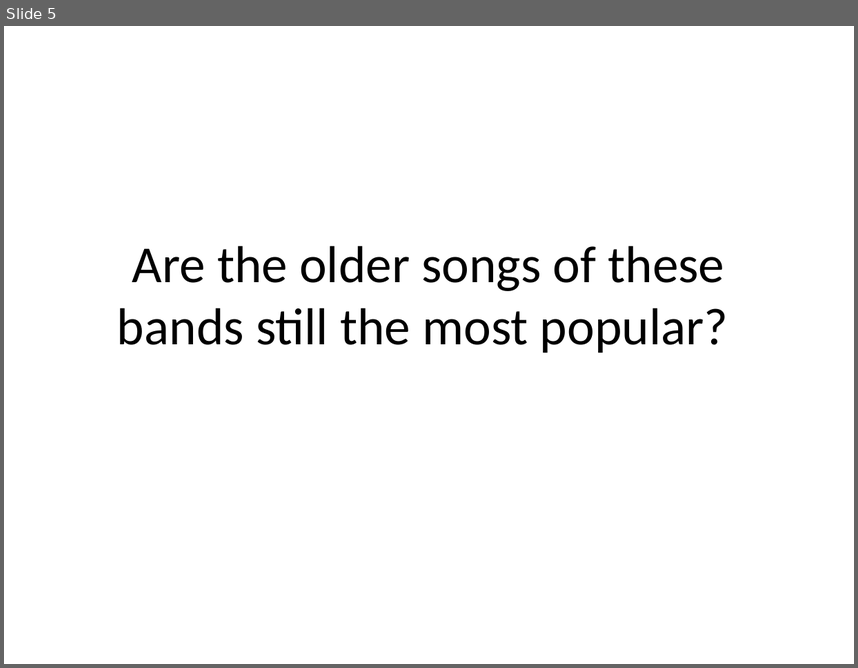
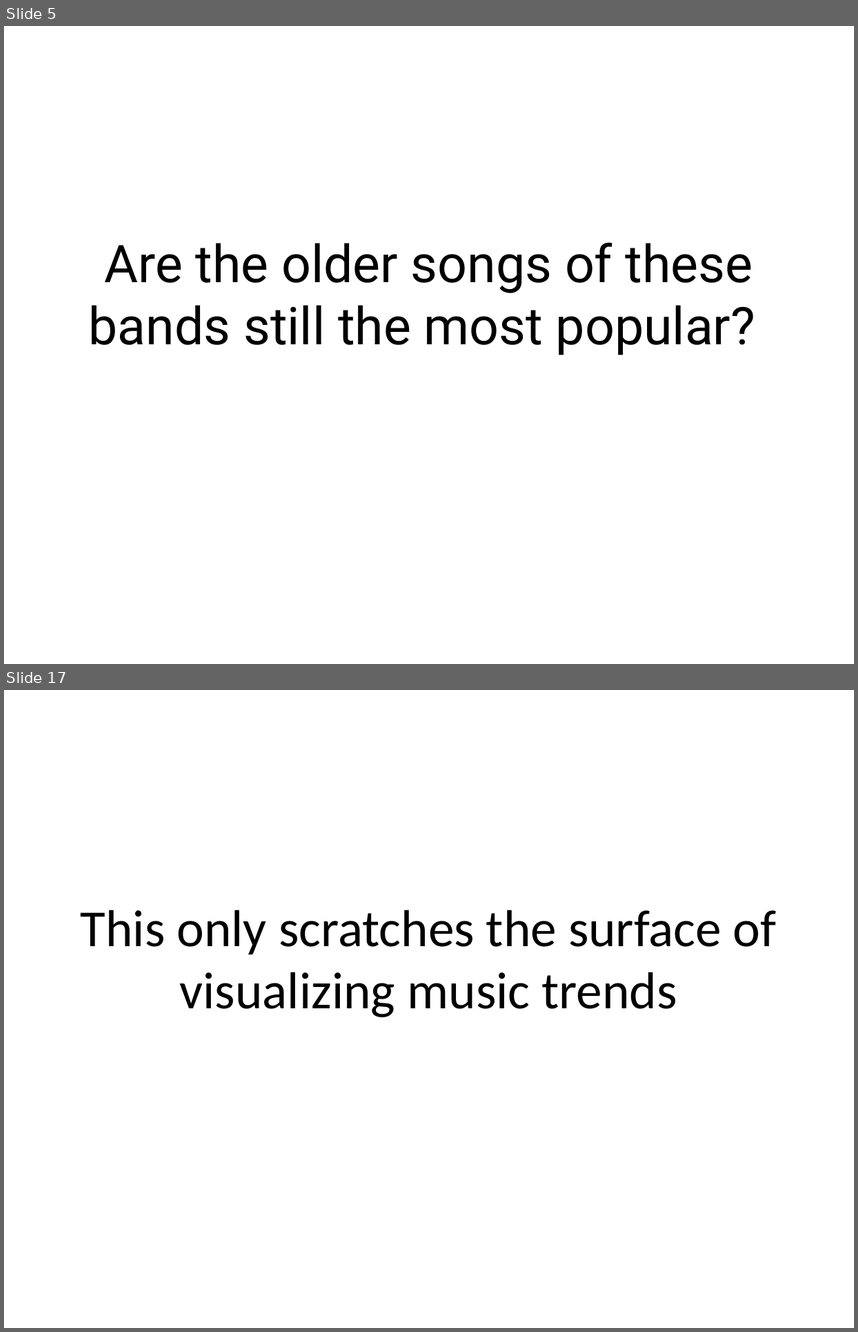
Before and after one commit to idcrane/mds-kojak, a slide deck: Kojak.pptx. Shown one above the other, each under a label of ours: slide 5 before the commit, slides 5 and 17 after it; the slides between them are not shown. The pictures are 858x668 and 858x1332 pixels, drawn with LibreOffice and Linux fonts; fonts in the diff are those of the drawing. Boxes give left, top, right and bottom in pixels: in the first picture for what was removed or moved away, otherwise in the second. Text is boxed around its words. In the diff, an @@ line names an element or a change of style, - is before the commit and + after.

```diff
--- a/Kojak.pptx
+++ b/Kojak.pptx
@@ slide 17 added at bbox=[4, 690, 854, 1328], background #FFFFFF @@
@@ title added at bbox=[81, 909, 777, 1017], 44 pt, text #000000 @@
+This only scratches the surface of visualizing music trends
@@ slide 5 changed as well @@
@@ title "Are the older songs of ..." at bbox=[89, 242, 755, 355]: font Calibri to Roboto @@
```
Also in this commit, not shown: 1 other slide changed, 2 other slides added, 1 slide removed, 1 other file.
